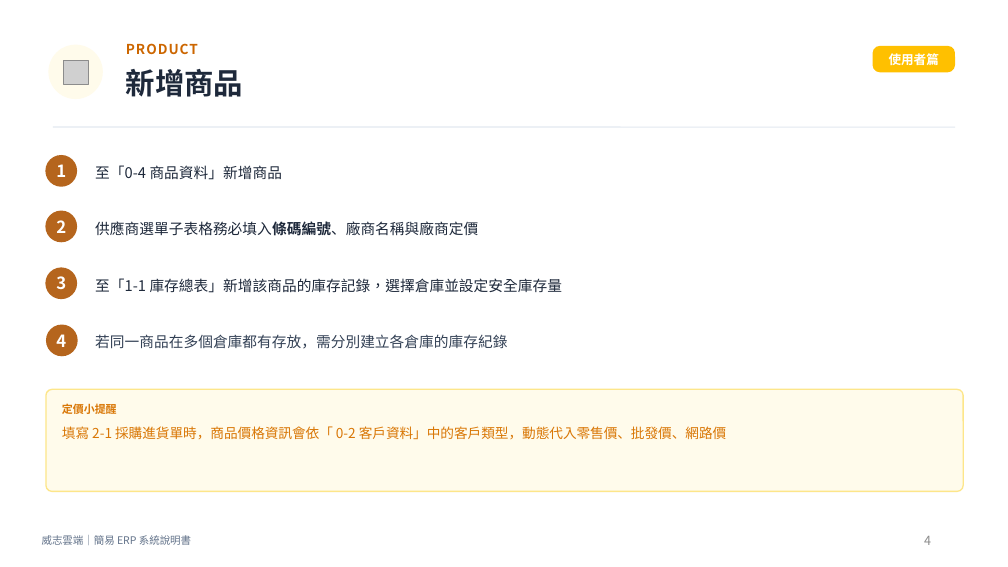
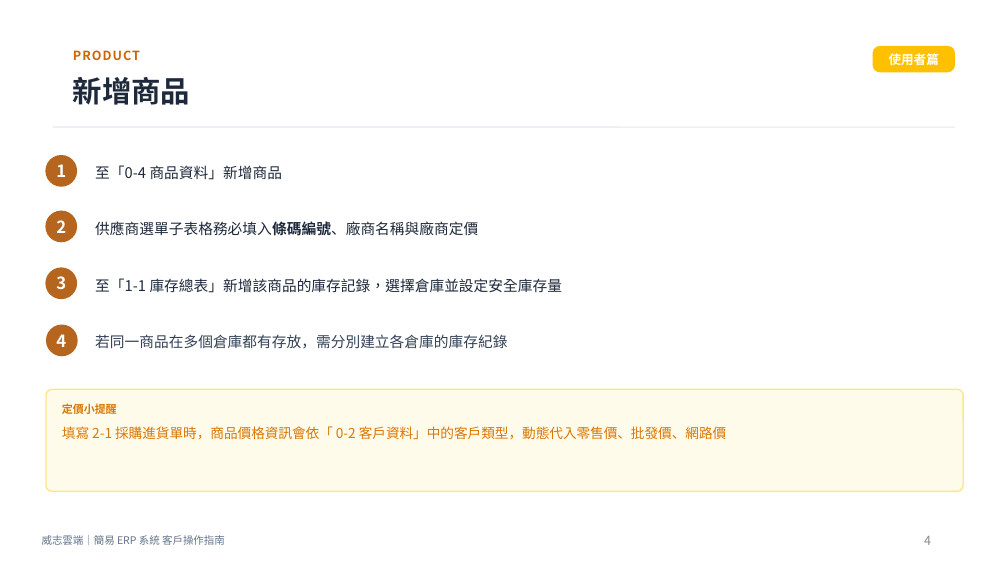
Before and after one commit to nkn262628/simple-erp-system, a slide deck: slide 4 of ERP說明_使用者篇.pptx. Drawn at 1008x567 pixels with LibreOffice and Linux fonts; fonts in the diff are those of the drawing; grey boxes stand for pictures. Boxes give left, top, right and bottom in pixels: in the first picture for what was removed or moved away, otherwise in the second. Text is boxed around its words. In the diff, an @@ line names an element or a change of style, - is before the commit and + after.

Commit message:
修訂說明書

```diff
--- a/ERP說明_使用者篇.pptx
+++ b/ERP說明_使用者篇.pptx
@@ ellipse removed at (48,45,103,99) @@
@@ text "PRODUCT": place and size @@
-text "PRODUCT" at (126,43,198,54)
+text "PRODUCT" at (73,50,140,60)
@@ text "PRODUCT" at (73,50,140,60): size 13 to 12 pt @@
@@ picture removed at (64,60,88,84) @@
@@ text "新增商品": place and size @@
-text "新增商品" at (126,69,243,97)
+text "新增商品" at (73,77,190,105)
@@ text at (42,535,225,545): text changed @@
-威志雲端｜簡易 ERP 系統說明書
+威志雲端｜簡易 ERP 系統 客戶操作指南
```
Also in this commit, not shown: 10 other slides changed, 3 other files.
